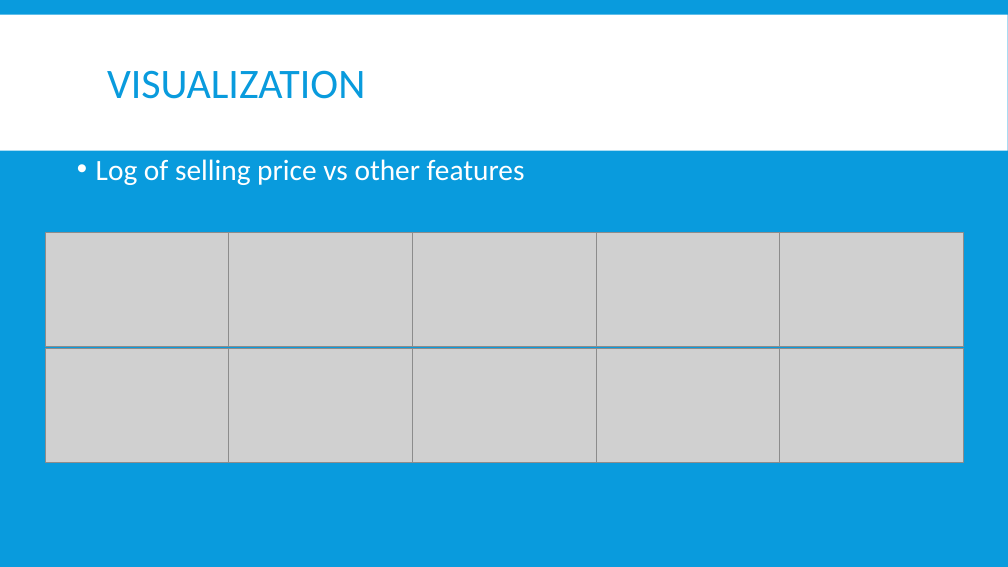
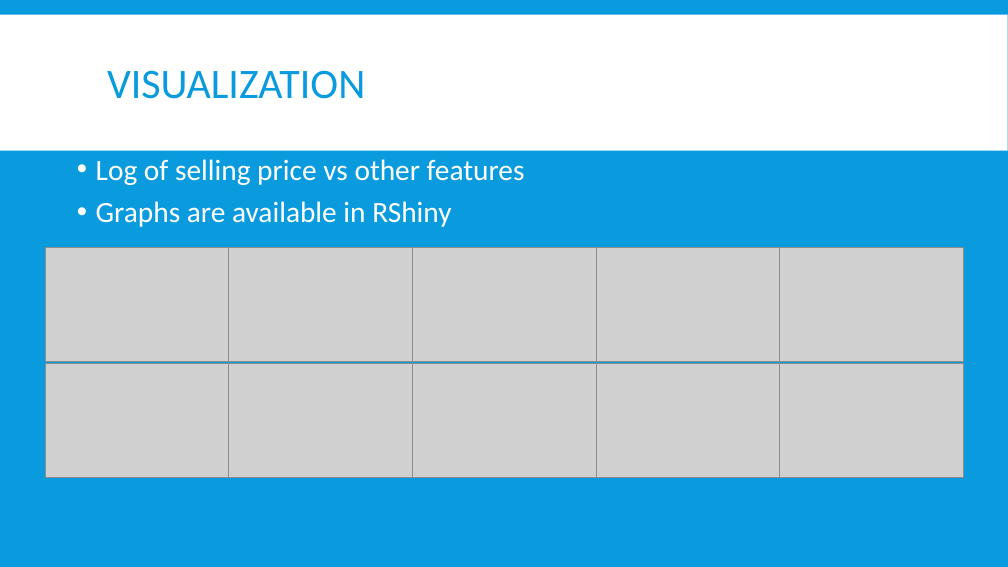
Before and after one commit to Jungujungu/NYCDSAproject2, a slide deck: slide 6 of R Project.pptx. Drawn at 1008x567 pixels with LibreOffice and Linux fonts; fonts in the diff are those of the drawing; grey boxes stand for pictures. Boxes give left, top, right and bottom in pixels: in the first picture for what was removed or moved away, otherwise in the second. Text is boxed around its words. In the diff, an @@ line names an element or a change of style, - is before the commit and + after.

```diff
--- a/R Project.pptx
+++ b/R Project.pptx
@@ text at [96,201,451,227]: paragraph added @@
+• Graphs are available in RShiny
@@ 10 pictures: place and size @@
-10 pictures at [45,233,963,463]
+10 pictures at [45,248,963,477]
```
Also in this commit, not shown: 8 other slides changed, 1 slide added, 2 slides removed, 5 other files.
